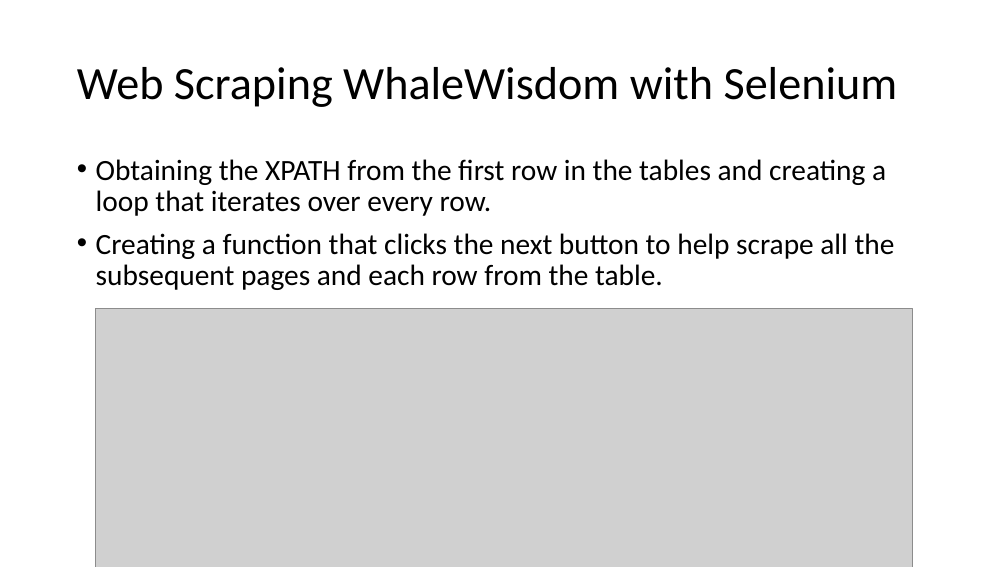
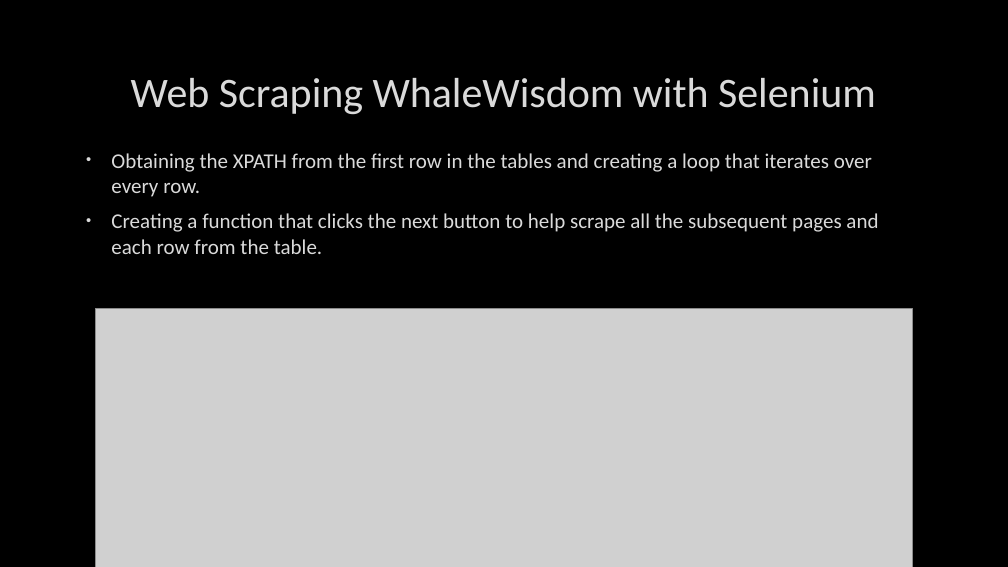
Before and after one commit to j-gonzal/web_scraping_project, a slide deck: slide 3 of Web Scraping WhaleWisdom.pptx. Drawn at 1008x567 pixels with LibreOffice and Linux fonts; fonts in the diff are those of the drawing; grey boxes stand for pictures; background and template pictures are left out. Boxes give left, top, right and bottom in pixels: in the first picture for what was removed or moved away, otherwise in the second. Text is boxed around its words. In the diff, an @@ line names an element or a change of style, - is before the commit and + after.

```diff
--- a/Web Scraping WhaleWisdom.pptx
+++ b/Web Scraping WhaleWisdom.pptx
@@ background #FFFFFF to picture (left out) @@
@@ title "Web Scraping WhaleWisdom with Selenium" moved from (x1=77, y1=67, x2=898, y2=107) to (x1=131, y1=78, x2=876, y2=115) @@
@@ title "Web Scraping WhaleWisdom with Selenium" at (x1=131, y1=78, x2=876, y2=115): size 44 to 40 pt, text colour #000000 to #DADADA, letter outline none to #404040 0.75 pt; alignment left to centre; line spacing 0.9 to 1 @@
@@ text "Obtaining the XPATH from the ..." moved from (x1=96, y1=159, x2=895, y2=290) to (x1=111, y1=153, x2=878, y2=254) @@
@@ text "Obtaining the XPATH from the ..." at (x1=111, y1=153, x2=878, y2=254): size 28 to 20 pt, text colour #000000 to #DADADA, letter outline none to #404040 0.75 pt; indent changed; line spacing 0.9 to 1 @@
```
Also in this commit, not shown: 5 other slides changed, 3 slides added, 2 other files.
